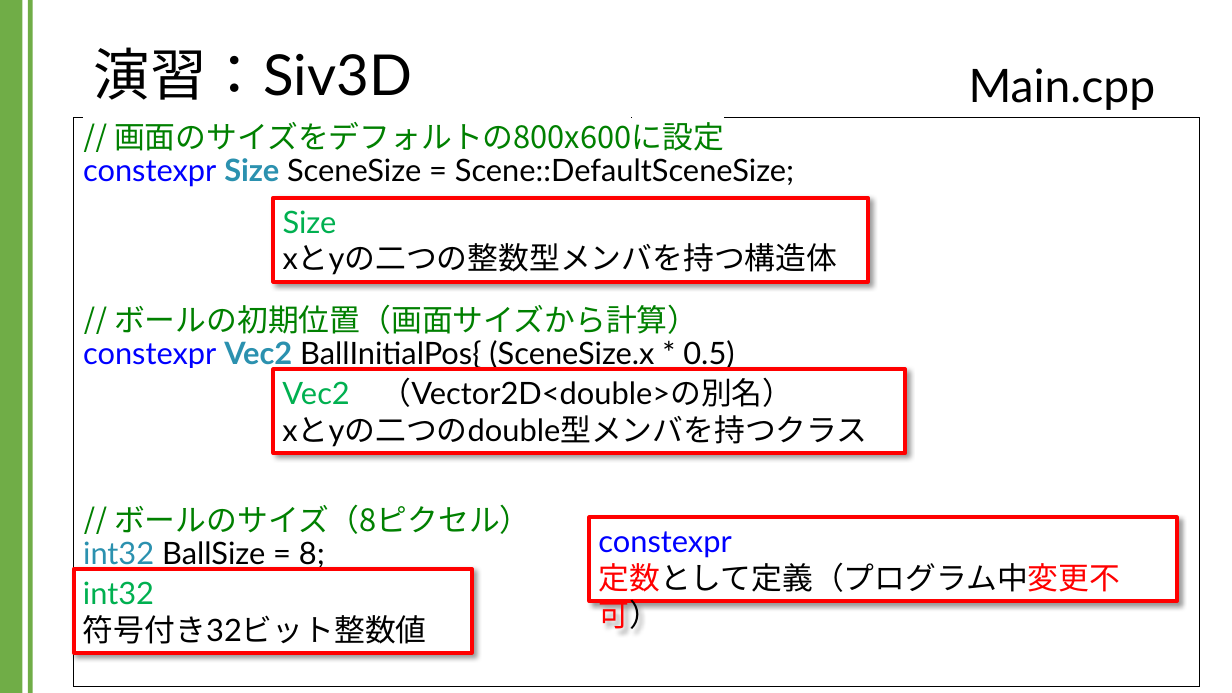
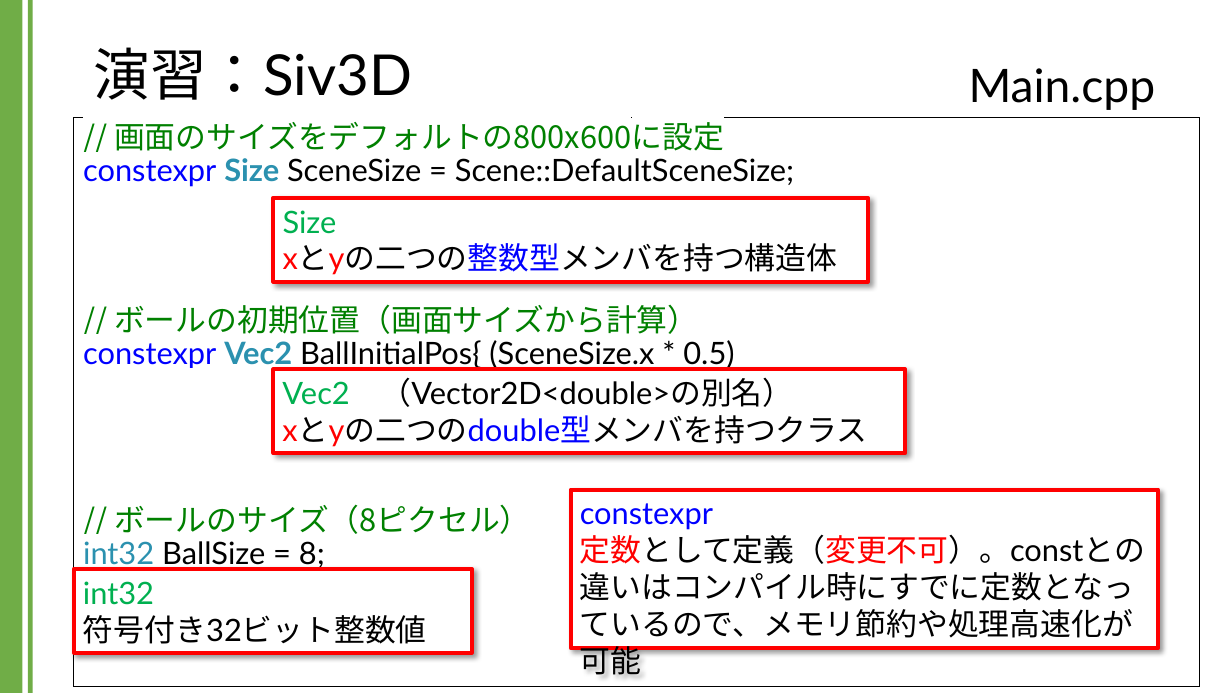
Before and after one commit to kic-murata/cpp2024, a slide deck: slide 26 of 授業資料/演習課題：Siv3D.pptx. Drawn at 1232x693 pixels with LibreOffice and Linux fonts; fonts in the diff are those of the drawing; background and template pictures are left out. Boxes give left, top, right and bottom in pixels: in the first picture for what was removed or moved away, otherwise in the second. Text is boxed around its words. In the diff, an @@ line names an element or a change of style, - is before the commit and + after.

```diff
--- a/授業資料/演習課題：Siv3D.pptx
+++ b/授業資料/演習課題：Siv3D.pptx
@@ rectangle "Size xとyの二つの整数型メンバを持つ構造体" at [274, 198, 868, 282]: text colour #000000 to #FF0000, text colour #000000 to #0000FF in "xとyの二つの整数型メンバを持つ構造体" @@
@@ rectangle "Vec2 （Vector2D<double>の別名） xとyの二つのdouble型メンバを持つクラス" at [274, 370, 906, 454]: text colour #000000 to #FF0000, text colour #000000 to #0000FF in "xとyの二つのdouble型メンバを持つクラス" @@
@@ rectangle "constexpr 定数として定義（変更不可）。constとの 違いはコンパイル時にすでに定数となっているので、メモリ節 ...": place and size @@
-rectangle "constexpr 定数として定義（変更不可）。constとの 違いはコンパイル時にすでに定数となっているので、メモリ節 ..." at [590, 518, 1177, 602]
+rectangle "constexpr 定数として定義（変更不可）。constとの 違いはコンパイル時にすでに定数となっているので、メモリ節 ..." at [571, 490, 1159, 649]
@@ text in rectangle at [580, 503, 1145, 638]: text changed @@
-constexpr
-定数として定義（プログラム中変更不可）
+constexpr
+定数として定義（変更不可）。constとの
+違いはコンパイル時にすでに定数となっているので、メモリ節約や処理高速化が可能
```
Also in this commit, not shown: 9 other slides changed, 2 slides added.
